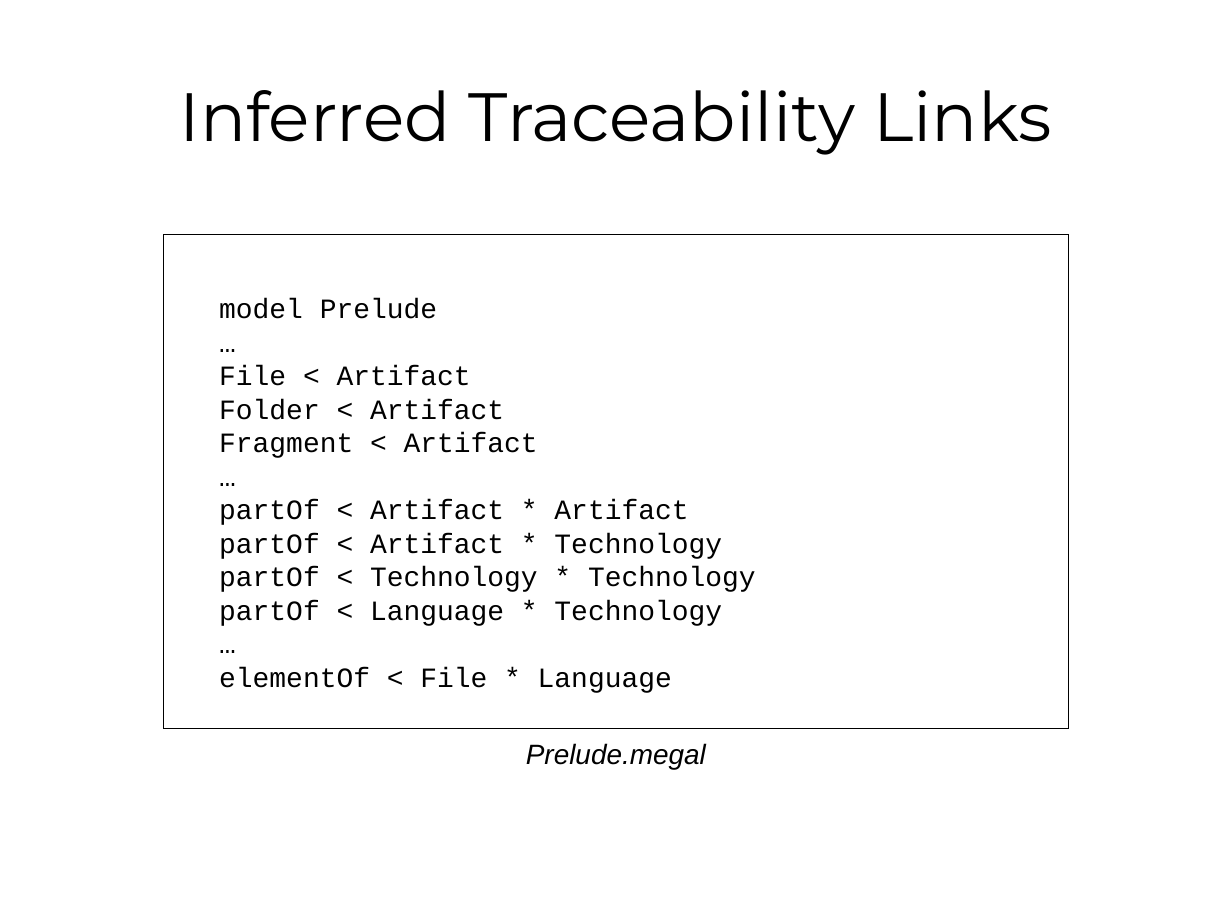
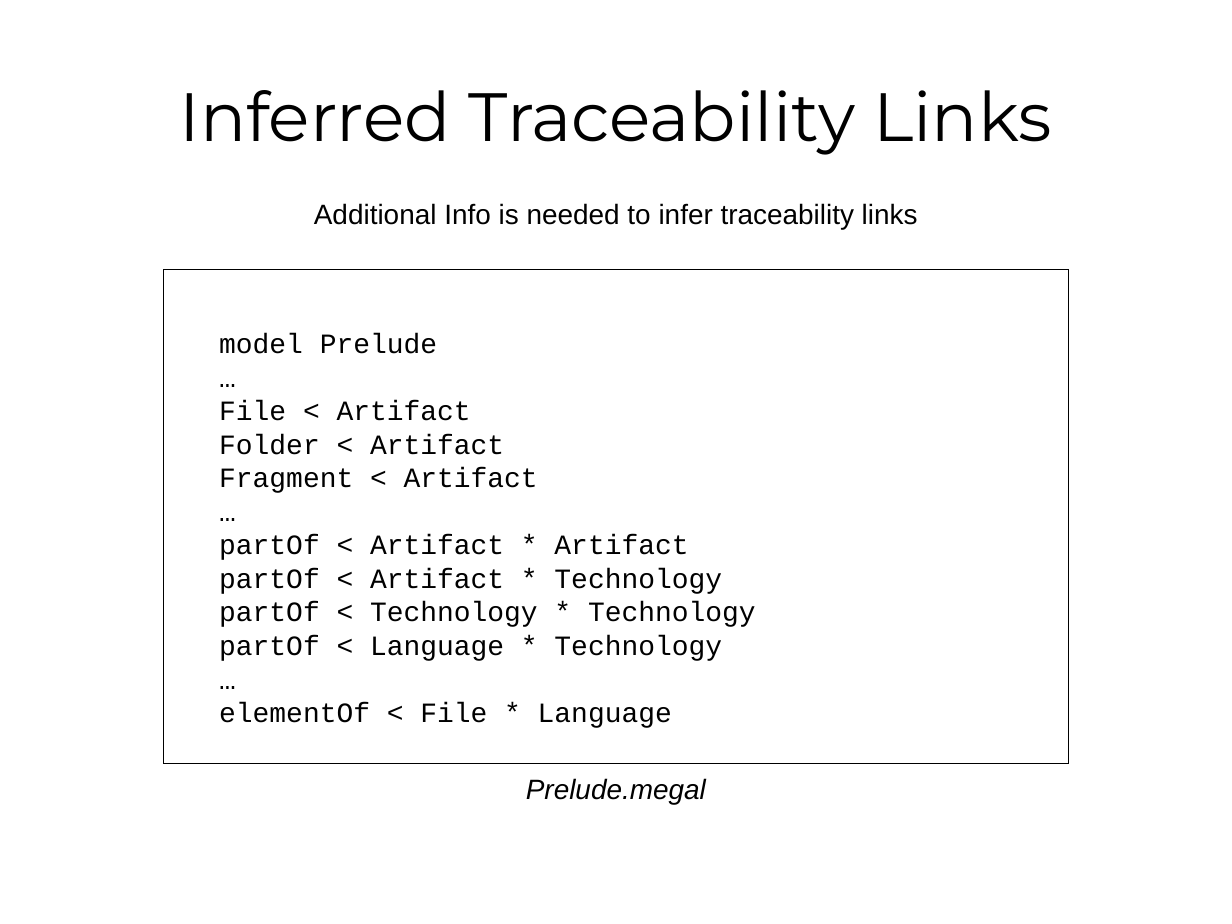
Before and after one commit to hayasam/megal-traceability, a slide deck: slide 6 of notes/meeting-2015-03-31-traceability-link-recovery.odp (slide 4 before the commit). Drawn at 1232x924 pixels with LibreOffice and Linux fonts; fonts in the diff are those of the drawing. Boxes give left, top, right and bottom in pixels: in the first picture for what was removed or moved away, otherwise in the second. Text is boxed around its words. In the diff, an @@ line names an element or a change of style, - is before the commit and + after.

```diff
--- a/notes/meeting-2015-03-31-traceability-link-recovery.odp
+++ b/notes/meeting-2015-03-31-traceability-link-recovery.odp
@@ text added at [314,203,918,229], 18 pt, text #000000 @@
+Additional Info is needed to infer traceability links
@@ rectangle "model Prelude": place and size @@
-rectangle "model Prelude" at [163,235,1069,729]
+rectangle "model Prelude" at [163,269,1069,764]
@@ text "Prelude.megal": place and size @@
-text "Prelude.megal" at [526,743,706,769]
+text "Prelude.megal" at [526,778,706,804]
```
Also in this commit, not shown: 2 other slides changed, 3 slides added, 1 other file.
